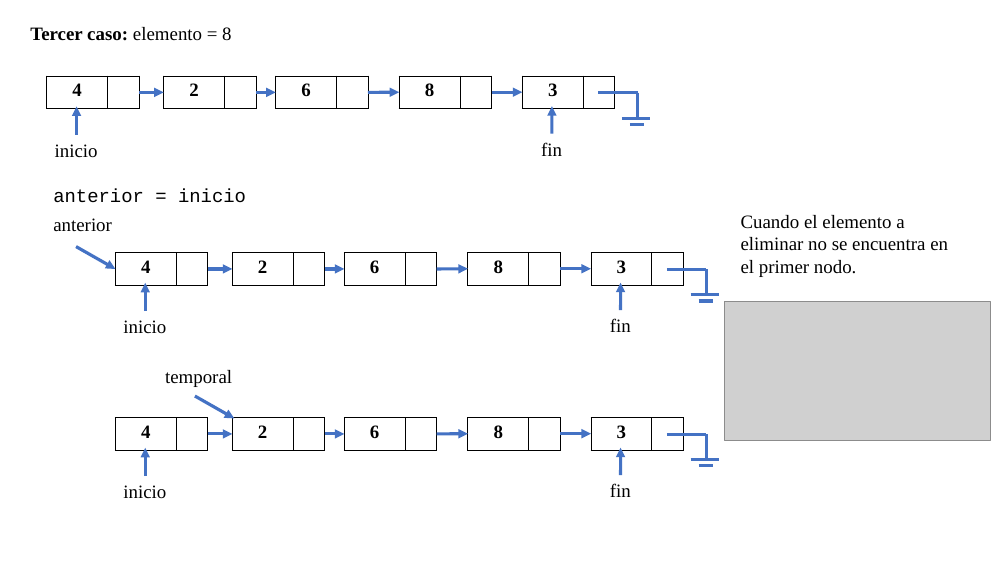
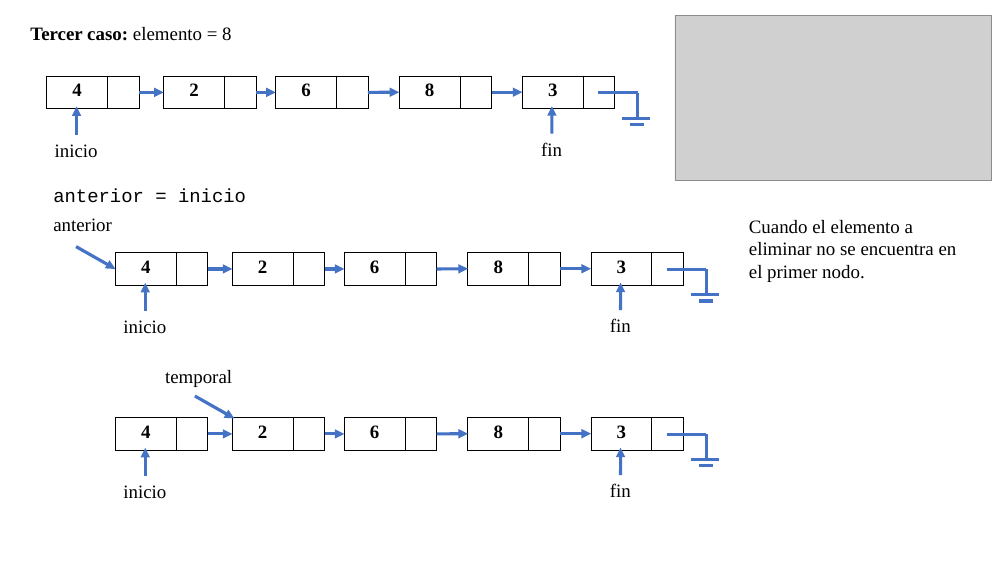
Before and after one commit to Vilberto02/Ejercicios-Logica_Programacion, a slide deck: slide 6 of Explicaciones-PPT/Metodos-Listas-Enlazadas/Lista_Enlazada_Simple.pptx. Drawn at 1008x567 pixels with LibreOffice and Linux fonts; fonts in the diff are those of the drawing; grey boxes stand for pictures. Boxes give left, top, right and bottom in pixels: in the first picture for what was removed or moved away, otherwise in the second. Text is boxed around its words. In the diff, an @@ line names an element or a change of style, - is before the commit and + after.

```diff
--- a/Explicaciones-PPT/Metodos-Listas-Enlazadas/Lista_Enlazada_Simple.pptx
+++ b/Explicaciones-PPT/Metodos-Listas-Enlazadas/Lista_Enlazada_Simple.pptx
@@ picture resized from (x1=724, y1=302, x2=991, y2=440) to (x1=675, y1=15, x2=992, y2=180) @@
@@ text "Cuando el elemento a eliminar ..." moved from (x1=741, y1=215, x2=948, y2=277) to (x1=749, y1=220, x2=957, y2=282) @@
```
Also in this commit, not shown: 3 other slides changed, 1 other file.
